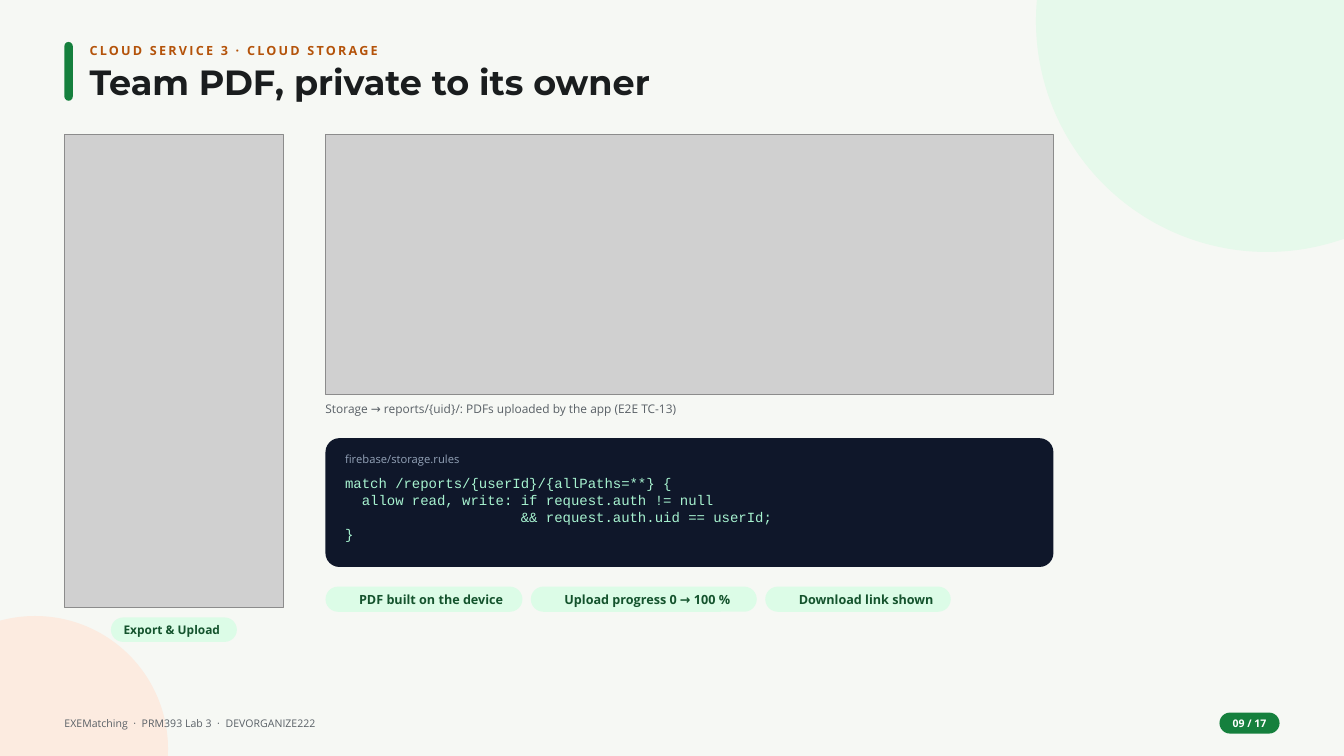
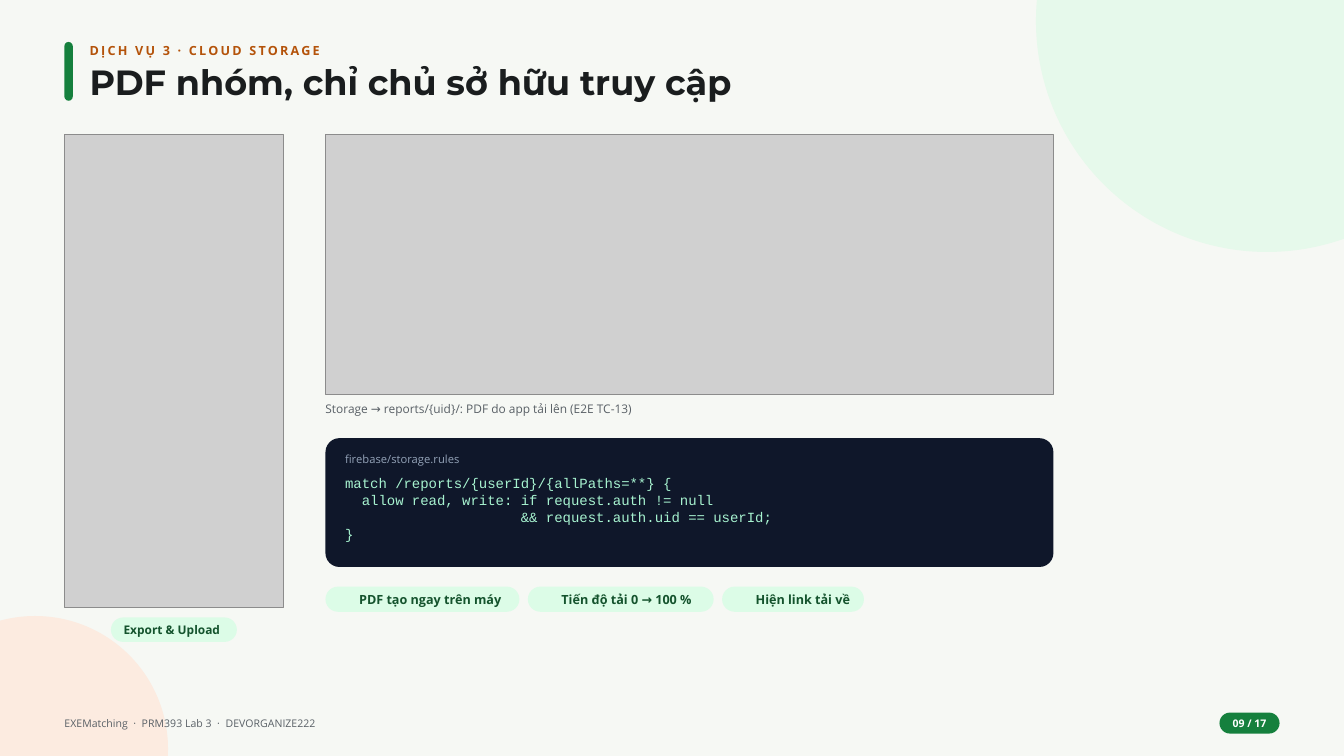
Before and after one commit to DEVORGANIZE222/Lab3_Cloud-Enabled_Mobile_App, a slide deck: slide 9 of slides/Lab03_DEVORGANIZE222_slides.pptx. Drawn at 1344x756 pixels with LibreOffice and Linux fonts; fonts in the diff are those of the drawing; grey boxes stand for pictures; background and template pictures are left out. Boxes give left, top, right and bottom in pixels: in the first picture for what was removed or moved away, otherwise in the second. Text is boxed around its words. In the diff, an @@ line names an element or a change of style, - is before the commit and + after.

```diff
--- a/slides/Lab03_DEVORGANIZE222_slides.pptx
+++ b/slides/Lab03_DEVORGANIZE222_slides.pptx
@@ text at <box>90,46,319,58</box>: text changed @@
-CLOUD SERVICE 3 · CLOUD STORAGE
+DỊCH VỤ 3 · CLOUD STORAGE
@@ text at <box>90,66,731,103</box>: text changed @@
-Team PDF, private to its owner
+PDF nhóm, chỉ chủ sở hữu truy cập
@@ text at <box>325,403,632,416</box>: text changed @@
-Storage → reports/{uid}/: PDFs uploaded by the app (E2E TC-13)
+Storage → reports/{uid}/: PDF do app tải lên (E2E TC-13)
@@ text at <box>359,594,501,607</box>: text changed @@
-PDF built on the device
+PDF tạo ngay trên máy
@@ rounded rectangle: place and size @@
-rounded rectangle at <box>531,587,757,612</box>
+rounded rectangle at <box>528,587,714,612</box>
@@ text at <box>561,593,677,607</box>: text changed @@
-Upload progress 0 → 100 %
+Tiến độ tải 0 → 100 %
@@ rounded rectangle: place and size @@
-rounded rectangle at <box>765,587,951,612</box>
+rounded rectangle at <box>722,587,864,612</box>
@@ text at <box>756,593,850,607</box>: text changed @@
-Download link shown
+Hiện link tải về
```
Also in this commit, not shown: 14 other slides changed, 2 slides added, 2 slides removed.
